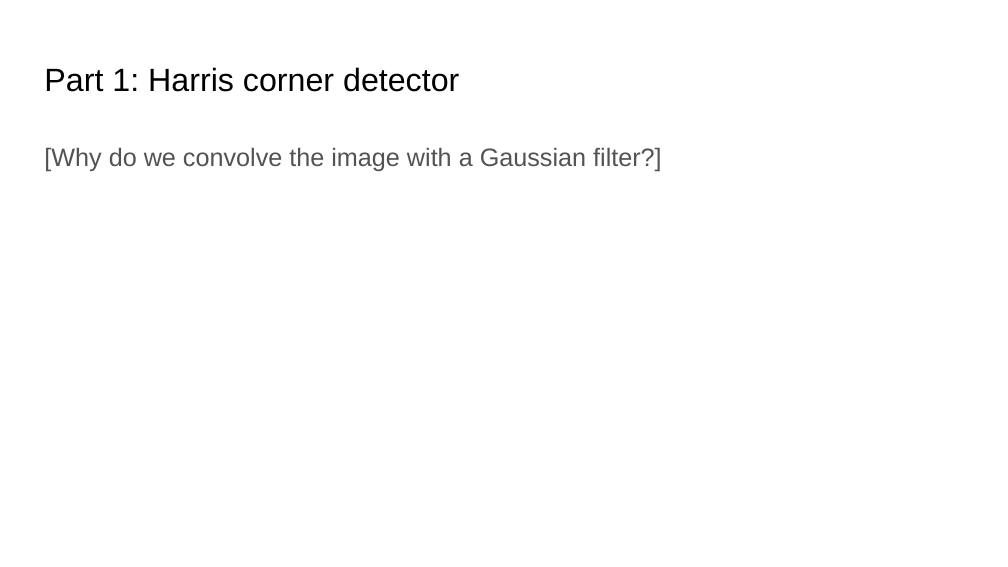
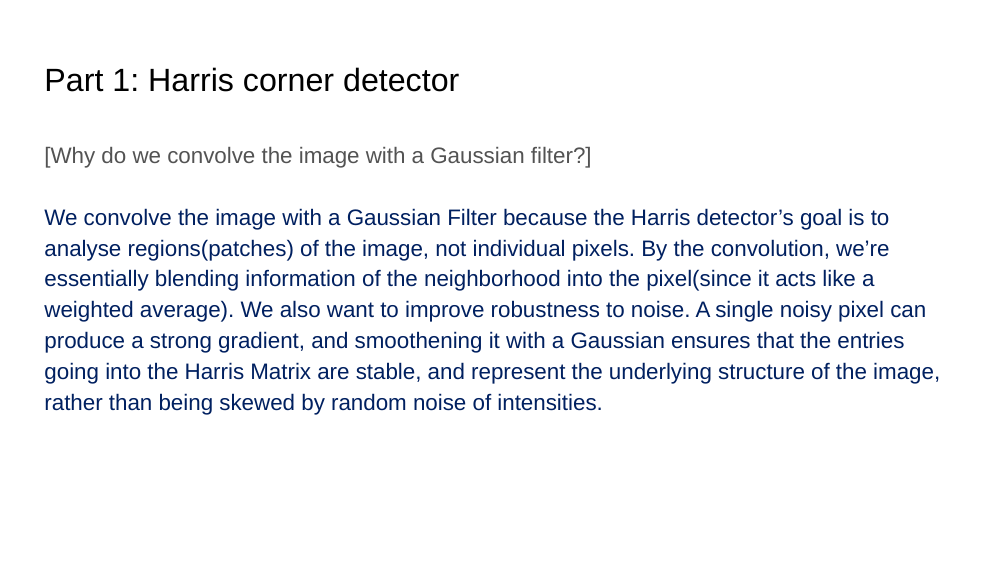
Before and after one commit to aashutoshav/Computer-Vision-Project-2, a slide deck: slide 4 of docs/proj2_report.pptx. Drawn at 1008x567 pixels with LibreOffice and Linux fonts; fonts in the diff are those of the drawing. Boxes give left, top, right and bottom in pixels: in the first picture for what was removed or moved away, otherwise in the second. Text is boxed around its words. In the diff, an @@ line names an element or a change of style, - is before the commit and + after.

```diff
--- a/docs/proj2_report.pptx
+++ b/docs/proj2_report.pptx
@@ text at (44,147,592,168): size 18 to 16 pt in "[Why do we convolve the image with ..." @@
@@ text at (44,208,940,415): paragraph added @@
+We convolve the image with a Gaussian Filter because the Harris detector’s goal is to analyse regions(patches) of the image, not individual pixels. By the convolution, we’re essentially blending information of the neighborhood into the pixel(since it acts like a weighted average). We also want to improve robustness to noise. A single noisy pixel can produce a strong gradient, and smoothening it with a Gaussian ensures that the entries going into the Harris Matrix are stable, and represent the underlying structure of the image, rather than being skewed by random noise of intensities.
```
Also in this commit, not shown: 13 other slides changed, 8 other files.
